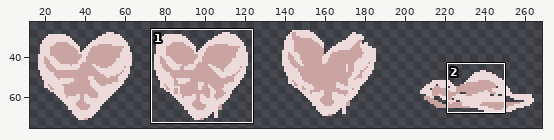
One commit to this pixel-art file: Assets/Sprite/hearts.aseprite. The first picture is a wide view before the edit; the outline marks the close-up.
Close-up. Old version:
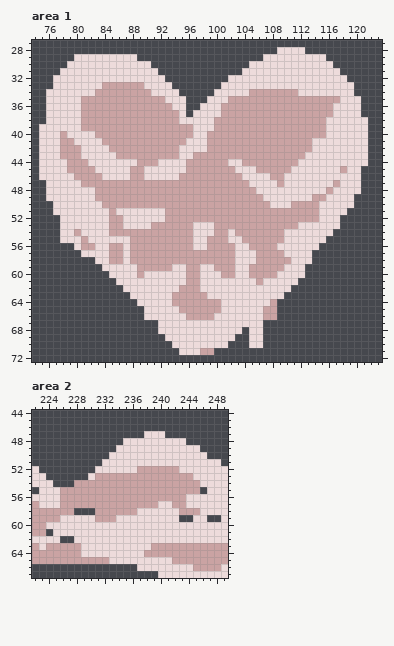
480x270 pixels, 1 frame. Shown: area 1: x 74..123, y 27..72; area 2: x 222..249, y 44..67. The wide view leaves out empty margins. The commit also changed other parts of the picture, which this record leaves out.
The result:
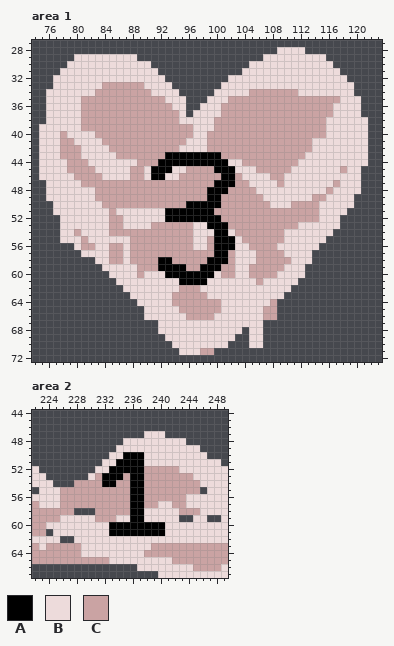
Palette (. is transparent): A #000000  B #eddbdb  C #caa3a3
Difference:
--- area 1
@@ x 89..104 @@
 42 CCCCCCBBBBCCCCCC
-43 CCCCCCBBCCCCCCCC
-44 CCCBBBBCCCCCCBBC
-45 CBBBBBBCCCCCCCBB
-46 CBBBBBCCCCCCCCCB
-47 CCCCCCCCCCCCCCCC
-48 CCCCCCCCCCCCCCCC
-49 CCCCCCCCCCCCCCCC
-50 CCCCCCCCCCCCCCCC
-51 BBBBCCCCCCCCCCCC
-52 BBBBCCCCCCCCCCCC
-53 BBCCCCCCBBBCCCCC
-54 CCCCCCCCBBBCCBCC
-55 CCCCCCCCBBCCCBBC
-56 CCCCCCCCBBCCCCBB
-57 CCCCCCCCCCCCCCBB
-58 CCCCCCCCCCCCCCBB
-59 CCCCCBBCCBBCCCBB
-60 CBBBBBBCCBBBCCBB
-61 BBBBBBBCCBBBBBBB
+43 CCCCAAAAAAAACCCC
+44 CCCAAAAAAAAAABBC
+45 CBAAABBCCCCAAABB
+46 CBAABBCCCCCCAACB
+47 CCCCCCCCCCCAAACC
+48 CCCCCCCCCCAAACCC
+49 CCCCCCCCCCAACCCC
+50 CCCCCCCAAAAACCCC
+51 BBBBAAAAAAACCCCC
+52 BBBBAAAAAAAACCCC
+53 BBCCCCCCBBAAACCC
+54 CCCCCCCCBBBAABCC
+55 CCCCCCCCBBCAAABC
+56 CCCCCCCCBBCAAABB
+57 CCCCCCCCCCCAACBB
+58 CCCAACCCCCAAACBB
+59 CCCAAAACCAAACCBB
+60 CBBBAAAAAAABCCBB
+61 BBBBBBAAAABBBBBB
 62 BBBBBBCCCBBBBBBB
--- area 2
@@ x 230..242 @@
 49 ....BBBBBBBBB
-50 ...BBBBBBBBBB
-51 ..BBBBBBBBBBB
-52 .BBBBBBCCCCCC
-53 BCCCCCCCCCCCC
-54 CCCCCCCCCCCCC
-55 CCCCCCCCCCCCC
-56 CCCCCCCCCCCCC
-57 CCCCCCCCCCBBC
-58 .CCCCCCBBBBBB
-59 BCCCBBBBBBBBB
-60 BBBBBBBBBBBBB
-61 BBBBBBBBBBBBB
+50 ...BBAAABBBBB
+51 ..BBAAAABBBBB
+52 .BBAAAAACCCCC
+53 BCAAACAACCCCC
+54 CCAACCAACCCCC
+55 CCCCCCAACCCCC
+56 CCCCCCAACCCCC
+57 CCCCCCAACCBBC
+58 .CCCCCAABBBBB
+59 BCCCBBAABBBBB
+60 BBBAAAAAAAABB
+61 BBBAAAAAAAABB
 62 BBBBBBBBBBBBB
Where, in picture pixels (left, top, right, bottom), the same in both close-ups:
changed: (151, 152, 235, 285)
changed: (102, 452, 165, 536)
